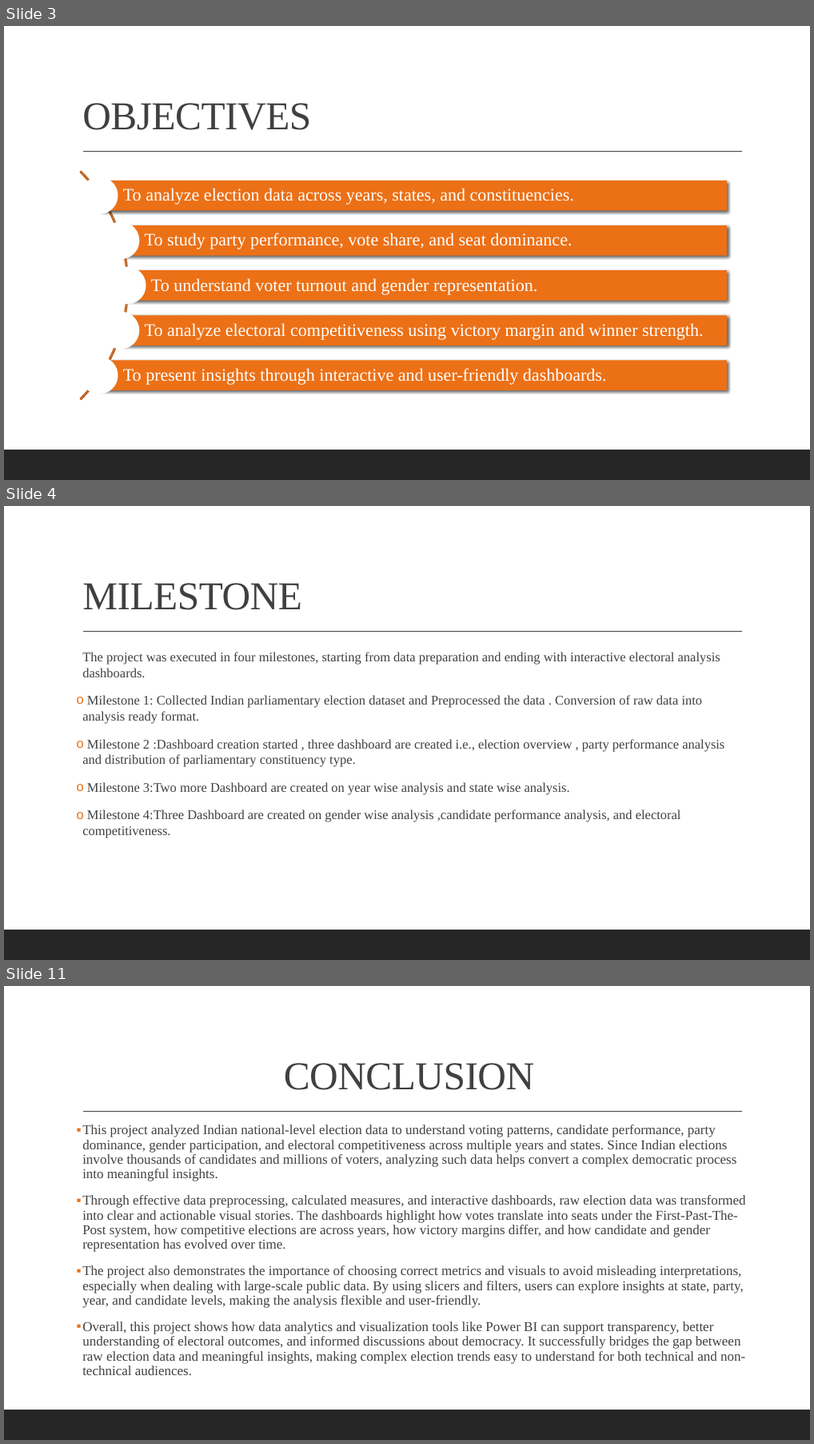
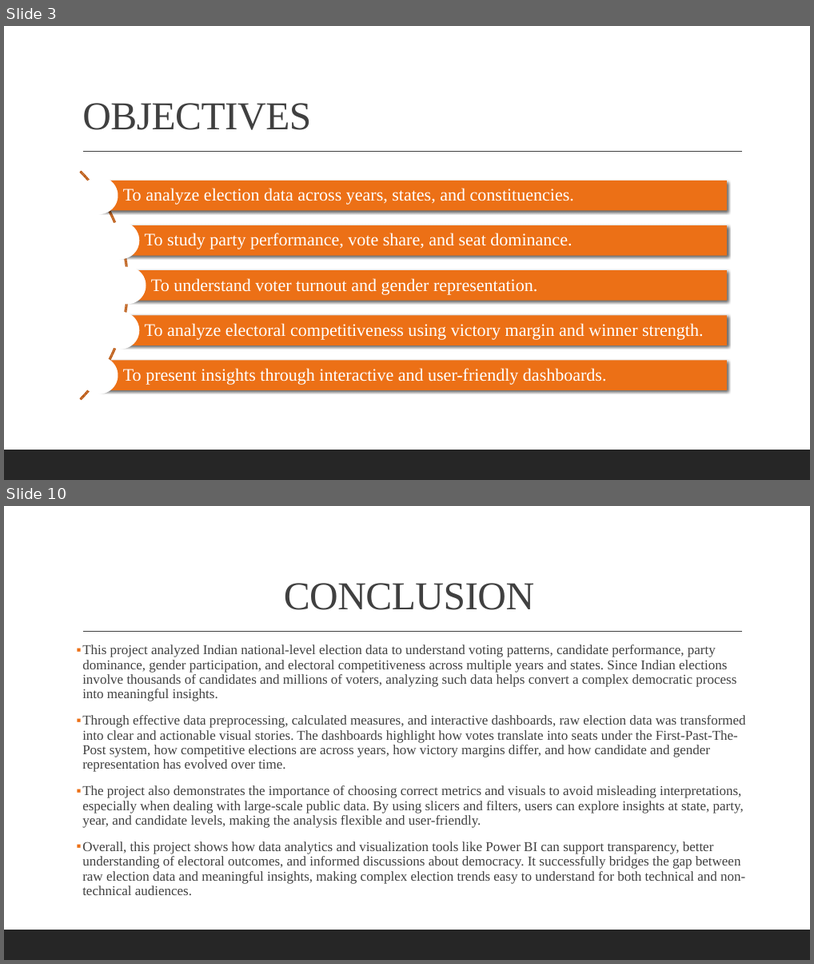
Before and after one commit to aryamishra452/Infosys_Springboard_Virtual_Internship-2026_Batch-11_Team-B, a slide deck: Team Members PPT/KritikaBalpande_ppt.pptx. Shown one above the other, each under a label of ours: slides 3, 4 and 11 before the commit, slides 3 and 10 after it; the slides between them are not shown. The pictures are 814x1444 and 814x964 pixels, drawn with LibreOffice and Linux fonts; fonts in the diff are those of the drawing. Boxes give left, top, right and bottom in pixels: in the first picture for what was removed or moved away, otherwise in the second. Text is boxed around its words. In the diff, an @@ line names an element or a change of style, - is before the commit and + after.

```diff
--- a/Team Members PPT/KritikaBalpande_ppt.pptx
+++ b/Team Members PPT/KritikaBalpande_ppt.pptx
@@ slide 4 removed at (4, 506, 810, 960), background #FFFFFF; not listed: 2 template elements that a slide beside it also shows @@
@@ title removed at (82, 583, 302, 610) @@
-MILESTONE
@@ text removed at (82, 652, 725, 838) @@
-  The project was executed in four milestones, starting from data preparation and ending with interactive electoral analysis dashboards.
-o Milestone 1: Collected Indian parliamentary election dataset and Preprocessed the data . Conversion of raw data into analysis ready format.
-o Milestone 2 :Dashboard creation started , three dashboard are created i.e., election overview , party performance analysis and distribution of parliamentary constituency type.
-o Milestone 3:Two more Dashboard are created on year wise analysis and state wise analysis.
-o Milestone 4:Three Dashboard are created on gender wise analysis ,candidate performance analysis, and electoral competitiveness.
@@ what was slide 11 is now slide 10 @@
```
Also in this commit, not shown: 6 slides changed, 1 slide added, 2 other slides removed.
